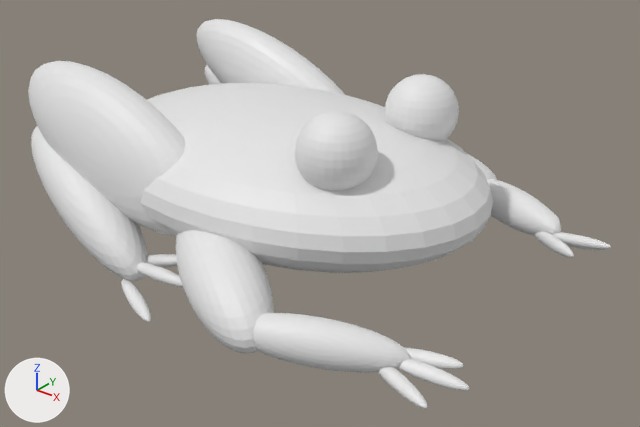
An edit to the FBX model 121hell/Assets/frong.fbx, drawn before and after from the same camera.
The view is the same before and after, from a 50 mm camera at (15.35, -17.55, 11.4) aimed at (1.28, 0.03, 0.5). Lighting does not change. The marker at lower left points along +X, +Y and +Z. Where no turn or scale is listed for an object, it has been applied to the vertices.
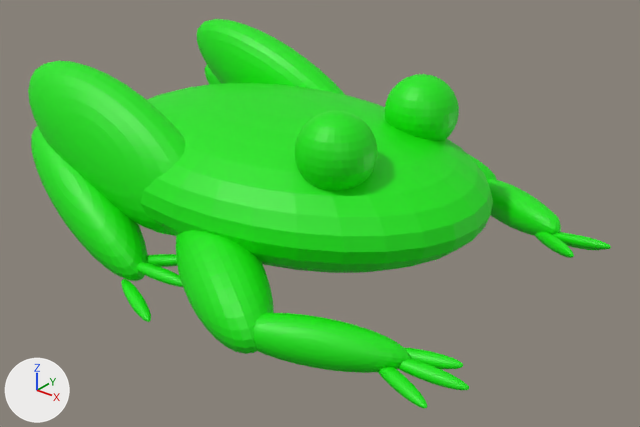
Where the change shows, as pixel boxes [x1, y1, x2, y2] in the pictures (640 x 427 px):
'Sphere', recoloured (white to green): [140, 83, 493, 273] in both
'Sphere.008', recoloured (white to green): [28, 61, 186, 236] in both
'Sphere.003', recoloured (white to green): [176, 230, 274, 354] in both
'Sphere.006', recoloured (white to green): [31, 126, 148, 281] in both
'Sphere.010', recoloured (white to green): [254, 313, 410, 373] in both
'Sphere.007', recoloured (white to green): [197, 19, 345, 95] in both
'Sphere.002', recoloured (white to green): [295, 111, 378, 191] in both
'Sphere.001', recoloured (white to green): [384, 74, 459, 141] in both
'Sphere.009', recoloured (white to green): [487, 179, 561, 236] in both
'Sphere.018', recoloured (white to green): [398, 358, 469, 390] in both
'Sphere.019', recoloured (white to green): [378, 367, 428, 408] in both
'Sphere.017', recoloured (white to green): [404, 347, 463, 369] in both
'Sphere.012', recoloured (white to green): [121, 279, 151, 322] in both
'Sphere.013', recoloured (white to green): [137, 262, 183, 287] in both
'Sphere.015', recoloured (white to green): [553, 233, 611, 250] in both
'Sphere.016', recoloured (white to green): [535, 232, 574, 258] in both
'Sphere.014', recoloured (white to green): [147, 254, 177, 267] in both
'Sphere.004', recoloured (grey to green): [466, 153, 497, 180] in both

The change, as a list of edits to the scene's bpy script:
```text
Change me_sphere_013:
    where me_sphere_013.from_pydata(...)  # 482 vertices, 512 faces; spans x -1.0..1.0, y -1.0..1.0, z -1.0..1.0
    add me_sphere_013.materials.append(mat_material)  # green #0de700
Change me_sphere:
    where me_sphere.from_pydata(...)  # 482 vertices, 512 faces; spans x -1.0..1.0, y -1.0..1.0, z -1.0..1.0
    add me_sphere.materials.append(mat_material)  # green #0de700
Change me_sphere_020:
    where me_sphere_020.from_pydata(...)  # 482 vertices, 512 faces; spans x -0.99..0.99, y -0.27..0.27, z -0.21..0.21
    add me_sphere_020.materials.append(mat_material)  # green #0de700
Change me_sphere_006:
    where me_sphere_006.from_pydata(...)  # 482 vertices, 512 faces; spans x -2.91..2.91, y -1.15..1.15, z -1.5..1.5
    add me_sphere_006.materials.append(mat_material)  # green #0de700
Change me_sphere_019:
    where me_sphere_019.from_pydata(...)  # 482 vertices, 512 faces; spans x -0.84..0.84, y -0.58..0.58, z -0.22..0.22
    add me_sphere_019.materials.append(mat_material)  # green #0de700
Change me_sphere_007:
    where me_sphere_007.from_pydata(...)  # 482 vertices, 512 faces; spans x -1.0..1.0, y -1.0..1.0, z -1.0..1.0
    add me_sphere_007.materials.append(mat_material)  # green #0de700
Change me_sphere_015:
    where me_sphere_015.from_pydata(...)  # 482 vertices, 512 faces; spans x -0.94..0.94, y -0.42..0.42, z -0.18..0.18
    add me_sphere_015.materials.append(mat_material)  # green #0de700
Change me_sphere_016:
    where me_sphere_016.from_pydata(...)  # 482 vertices, 512 faces; spans x -1.02..1.02, y -0.21..0.21, z -0.16..0.16
    add me_sphere_016.materials.append(mat_material)  # green #0de700
Change me_sphere_022:
    where me_sphere_022.from_pydata(...)  # 482 vertices, 512 faces; spans x -0.96..0.96, y -0.38..0.38, z -0.17..0.17
    add me_sphere_022.materials.append(mat_material)  # green #0de700
Change me_sphere_018:
    where me_sphere_018.from_pydata(...)  # 482 vertices, 512 faces; spans x -1.0..1.0, y -0.21..0.21, z -0.24..0.24
    add me_sphere_018.materials.append(mat_material)  # green #0de700
Change me_sphere_010:
    where me_sphere_010.from_pydata(...)  # 482 vertices, 512 faces; spans x -1.0..1.0, y -1.0..1.0, z -1.0..1.0
    add me_sphere_010.materials.append(mat_material)  # green #0de700
Change me_sphere_002:
    where me_sphere_002.from_pydata(...)  # 482 vertices, 512 faces; spans x -1.0..1.0, y -1.0..1.0, z -1.0..1.0
    add me_sphere_002.materials.append(mat_material)  # green #0de700
Change me_sphere_017:
    where me_sphere_017.from_pydata(...)  # 482 vertices, 512 faces; spans x -0.95..0.95, y -0.35..0.35, z -0.27..0.27
    add me_sphere_017.materials.append(mat_material)  # green #0de700
Change me_sphere_012:
    where me_sphere_012.from_pydata(...)  # 482 vertices, 512 faces; spans x -1.9..1.9, y -1.0..1.0, z -0.57..0.57
    add me_sphere_012.materials.append(mat_material)  # green #0de700
Change me_sphere_009:
    where me_sphere_009.from_pydata(...)  # 482 vertices, 512 faces; spans x -2.37..2.37, y -1.63..1.63, z -1.06..1.06
    add me_sphere_009.materials.append(mat_material)  # green #0de700
Change me_sphere_021:
    where me_sphere_021.from_pydata(...)  # 482 vertices, 512 faces; spans x -1.02..1.02, y -0.21..0.21, z -0.16..0.16
    add me_sphere_021.materials.append(mat_material)  # green #0de700
Change me_sphere_008:
    where me_sphere_008.from_pydata(...)  # 482 vertices, 512 faces; spans x -3.57..3.57, y -1.05..1.05, z -1.91..1.91
    add me_sphere_008.materials.append(mat_material)  # green #0de700
Change me_sphere_001:
    where me_sphere_001.from_pydata(...)  # 482 vertices, 512 faces; spans x -1.0..1.0, y -1.0..1.0, z -1.0..1.0
    add me_sphere_001.materials.append(mat_material)  # green #0de700
```
